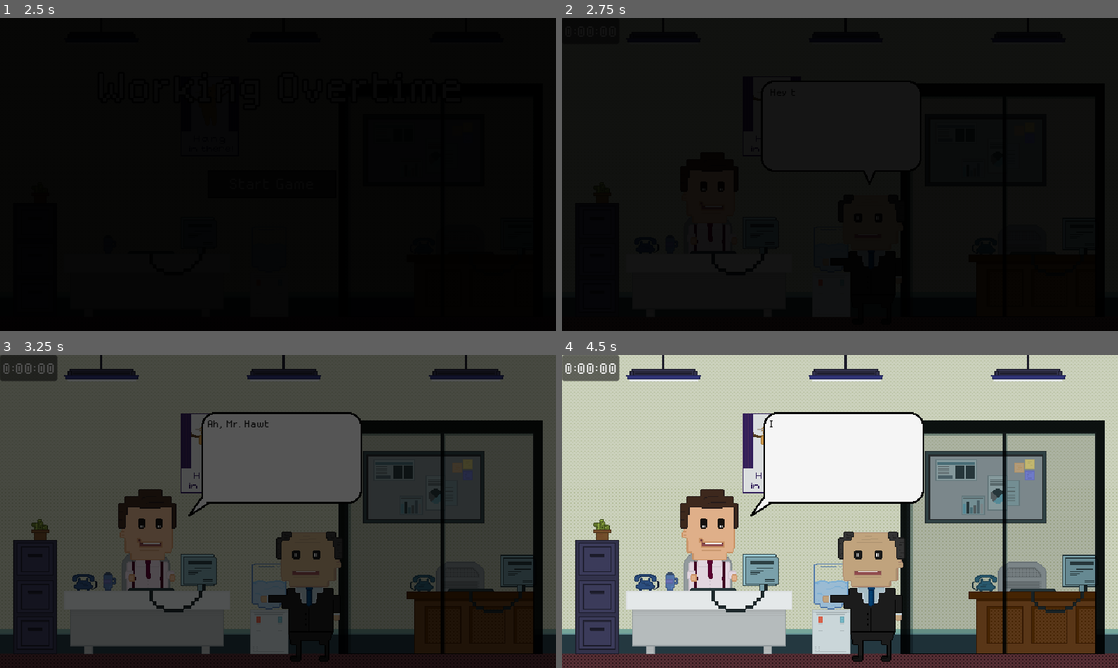
Above: before the commit, frames 1-4 (two rows, left to right).
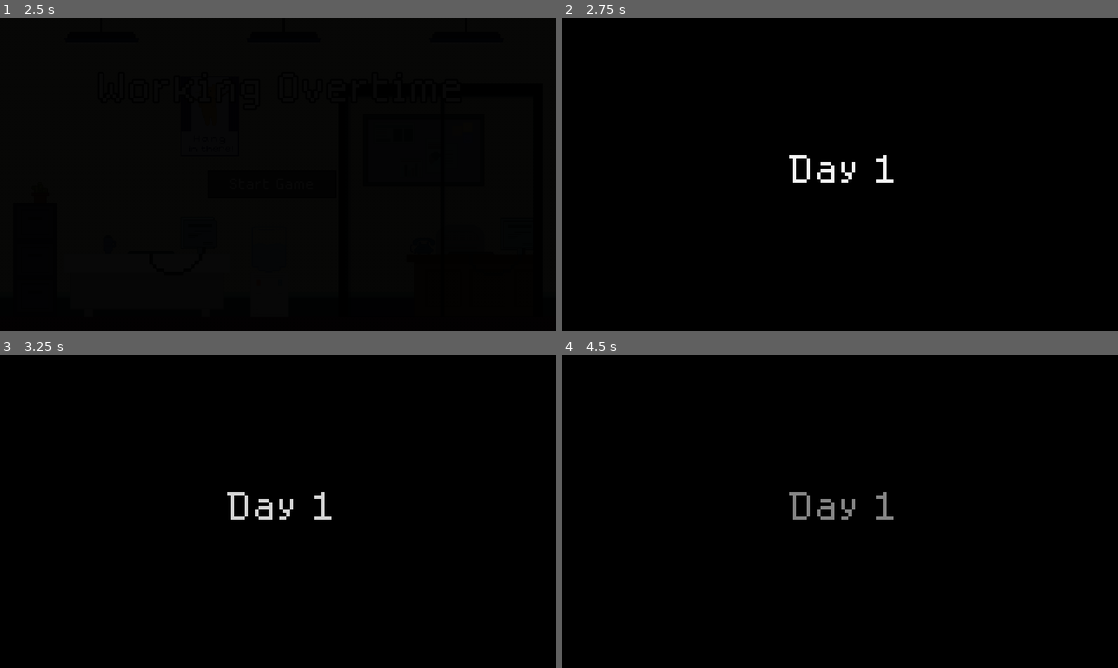
Above: after the commit, the same moments.

Repository: kelleralex04/Brackey-s-Game-Jam
Game: Godot game, scene res://Scenes/title.tscn
Same seed, same stepped clock (60 frames per second), same inputs: the game is played once before the commit and once after it.
Inputs (mouse positions are in pixels of both pictures, inside the frame that each line leads up to):
- Up to frame 1 (2.5 s): click "Start Game" at 0.5 s; click "Start Game" at 1.25 s; click "Start Game" at 2 s
- Up to frame 2 (2.75 s): no input
- Up to frame 3 (3.25 s): tap Enter (ui_accept) at 2.75, 3.02 s; move the mouse to (200, 570) at 2.77 s; tap Space (ui_select) at 2.85 s; click (200, 570) at 2.92 s
- Up to frame 4 (4.5 s): move the mouse to (645, 580) at 3.52 s; tap Space (ui_select) at 3.6, 4.35 s; click (645, 580) at 3.67 s; tap Enter (ui_accept) at 3.77 s; move the mouse to (895, 442) at 4.27 s; click (895, 442) at 4.42 s

Frame 1 is identical in both runs. In frame 2, 0.4% of the frame differs, in the area x 40-60%, y 43-53%; in frame 3, 85%; in frame 4, 96%, in the area x 0-100%, y 0-100%.

Commit message:
reset from test mode

Diff:
--- a/Scenes/main.gd
+++ b/Scenes/main.gd
@@ -267,8 +267,8 @@
 	['Well great! I\'ll be in extra early tomorrow to learn about my new tasks.', 0],
 	['That\'s the spirit kid!', 1],
 	'next day',
-	['sdflkjasdf', 1],
-	['sdflkjasdf', 0],
+	['test', 1],
+	['test', 0],
 	'phone',
 	#'test'
 ]
@@ -289,7 +289,7 @@
 	#typewriter_finished = true
 	#phone_tutorial()
 	boom.play()
-	timer_length = 0.1
+	timer_length = 2
 	open_close([blocker, day_label], true)
 	var line_edit = hour_picker.get_line_edit()
 	line_edit.context_menu_enabled = false
@@ -298,7 +298,7 @@
 	line_edit = day_picker.get_line_edit()
 	line_edit.context_menu_enabled = false
 
-	typing_speed = 0.025
+	typing_speed = 0.05
 	format_time(minute_picker.value, minute_picker)
 	format_time(hour_picker.value, hour_picker)
 
@@ -412,7 +412,7 @@
 		open_close([boss, boss_speech, boss_speech_tick, player_speech, player_speech_tick], false)
 		door_shutting.play()
 		open_close([pointer_1, boss_2, taskbar_panel, tutorial_panel_1], true)
-		for i in 1:
+		for i in 3:
 			_on_new_email_pressed()
 		tutorial_index += 1
 	elif tutorial_index == 1:
@@ -454,6 +454,7 @@
 		boss_2.visible = true
 		door_shutting.play()
 		for i in 3:
+			_on_new_email_pressed()
 			add_meeting()
 		tutorial_index += 1
 	elif tutorial_index == 1:
@@ -543,8 +544,8 @@
 		game_over()
 
 func choose_email() -> Array:
-	#return [email_responses[randi_range(1, 60)], all_names[randi_range(0, 149)]]
-	return ['test', 'test']
+	return [email_responses[randi_range(1, 60)], all_names[randi_range(0, 149)]]
+	#return ['test', 'test']
 
 func _on_email_input_text_changed() -> void:
 	var new_email_text: String = email_input.text
@@ -923,6 +924,7 @@
 
 func day_finished():
 	if !email_queue.size() and !meeting_queue.size():
+		_on_hang_up_pressed()
 		skip_typewriter = false
 		timer.set_paused(true)
 		_on_close_screen_pressed()
--- a/Scenes/main.tscn
+++ b/Scenes/main.tscn
@@ -836,7 +836,7 @@
 text = "00:00"
 
 [node name="Timer" type="Timer" parent="."]
-wait_time = 120.0
+wait_time = 300.0
 one_shot = true
 
 [node name="TextScroll" type="AudioStreamPlayer" parent="."]
